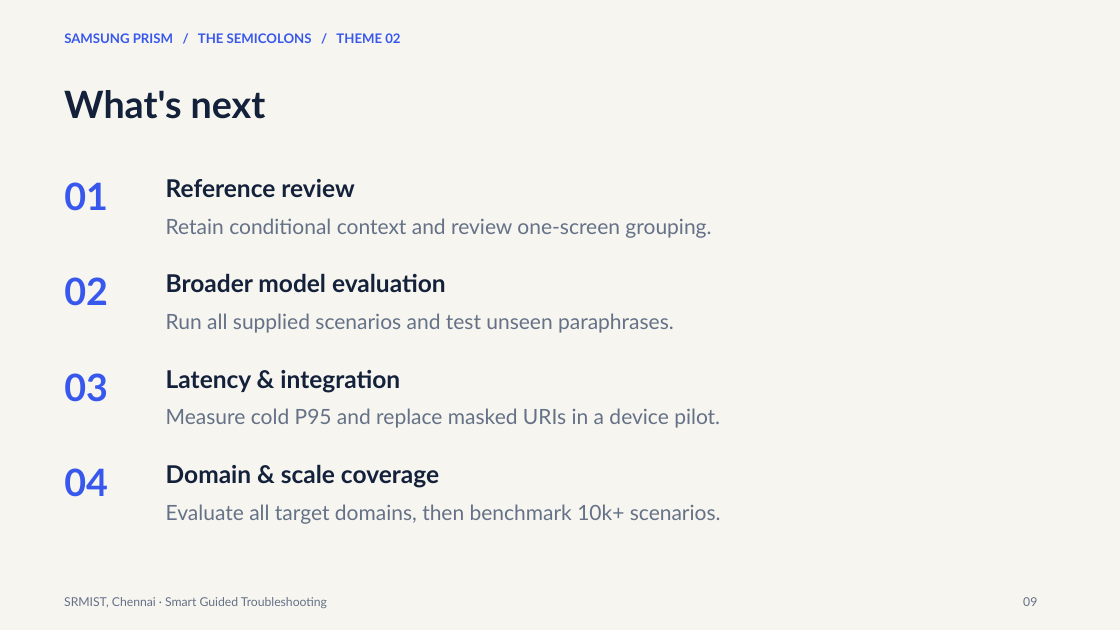
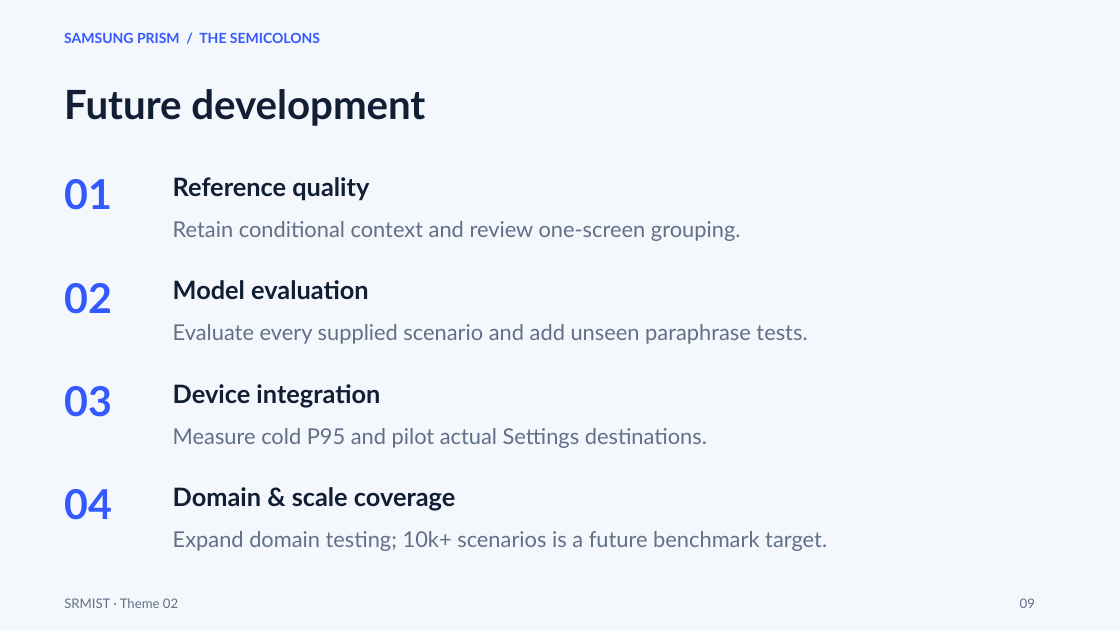
Before and after one commit to Lakshmi98496/samsung-prism, a slide deck: slide 9 of submission/SRMIST_TheSemicolons_Submission.pptx. Drawn at 1120x630 pixels with LibreOffice and Linux fonts; fonts in the diff are those of the drawing. Boxes give left, top, right and bottom in pixels: in the first picture for what was removed or moved away, otherwise in the second. Text is boxed around its words. In the diff, an @@ line names an element or a change of style, - is before the commit and + after.

```diff
--- a/submission/SRMIST_TheSemicolons_Submission.pptx
+++ b/submission/SRMIST_TheSemicolons_Submission.pptx
@@ background #F6F5F0 to #F4F7FC @@
@@ text at (64,33,320,43): text changed; size 11.2 to 12 pt; text colour #3858ED to #345AFF @@
-SAMSUNG PRISM / THE SEMICOLONS / THEME 02
+SAMSUNG PRISM / THE SEMICOLONS
@@ text at (64,89,425,126): text changed; size 32.2 to 34.5 pt; text colour #14213A to #111E34 @@
-What's next
+Future development
@@ text at (173,177,369,201): text changed; size 21 to 21.8 pt; text colour #14213A to #111E34 @@
-Reference review
+Reference quality
@@ text "Retain conditional context and review ...": place and size @@
-text "Retain conditional context and review ..." at (166,218,711,238)
+text "Retain conditional context and review ..." at (173,221,741,241)
@@ text "Retain conditional context and review ..." at (173,221,741,241): size 18 to 18.8 pt, text colour #657186 to #617088 @@
@@ text at (173,280,369,300): text changed; size 21 to 21.8 pt; text colour #14213A to #111E34 @@
-Broader model evaluation
+Model evaluation
@@ text at (173,324,807,344): text changed; size 18 to 18.8 pt; text colour #657186 to #617088 @@
-Run all supplied scenarios and test unseen paraphrases.
+Evaluate every supplied scenario and add unseen paraphrase tests.
@@ text "03": place and size @@
-text "03" at (64,373,108,402)
+text "03" at (64,386,112,417)
@@ text at (173,384,380,407): text changed; size 21 to 21.8 pt; text colour #14213A to #111E34 @@
-Latency & integration
+Device integration
@@ text at (173,428,707,448): text changed; size 18 to 18.8 pt; text colour #657186 to #617088 @@
-Measure cold P95 and replace masked URIs in a device pilot.
+Measure cold P95 and pilot actual Settings destinations.
@@ size 32.2 to 35.2 pt, text colour #3858ED to #345AFF in 4 elements at (64,179,112,210), (64,283,112,314), (64,386,112,417), (64,489,112,520) @@
@@ text "04": place and size @@
-text "04" at (64,468,108,497)
+text "04" at (64,489,112,520)
@@ text "Domain & scale coverage": place and size @@
-text "Domain & scale coverage" at (166,464,439,488)
+text "Domain & scale coverage" at (173,487,455,510)
@@ text "Domain & scale coverage" at (173,487,455,510): size 21 to 21.8 pt, text colour #14213A to #111E34 @@
@@ text at (173,531,827,551): text changed; size 18 to 18.8 pt; text colour #657186 to #617088 @@
-Evaluate all target domains, then benchmark 10k+ scenarios.
+Expand domain testing; 10k+ scenarios is a future benchmark target.
@@ text at (64,598,178,608): text changed; size 10.5 to 11.2 pt; text colour #657186 to #617088 @@
-SRMIST, Chennai · Smart Guided Troubleshooting
+SRMIST · Theme 02
@@ text "09" at (1020,598,1035,608): size 10.5 to 11.2 pt, text colour #657186 to #617088 @@
```
Also in this commit, not shown: 9 other slides changed, 2 slides added, 2 slides removed, 7 other files.
